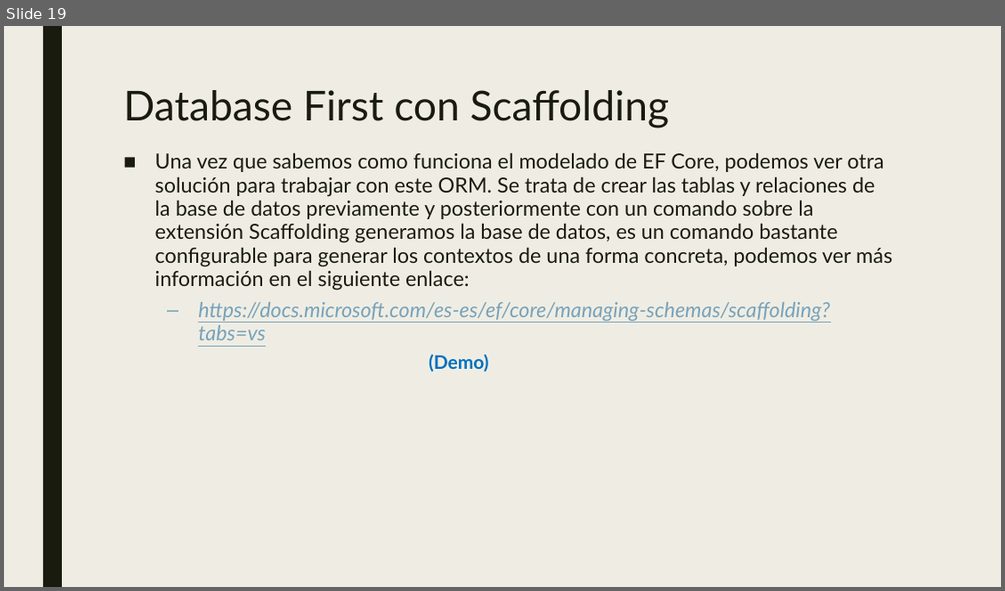
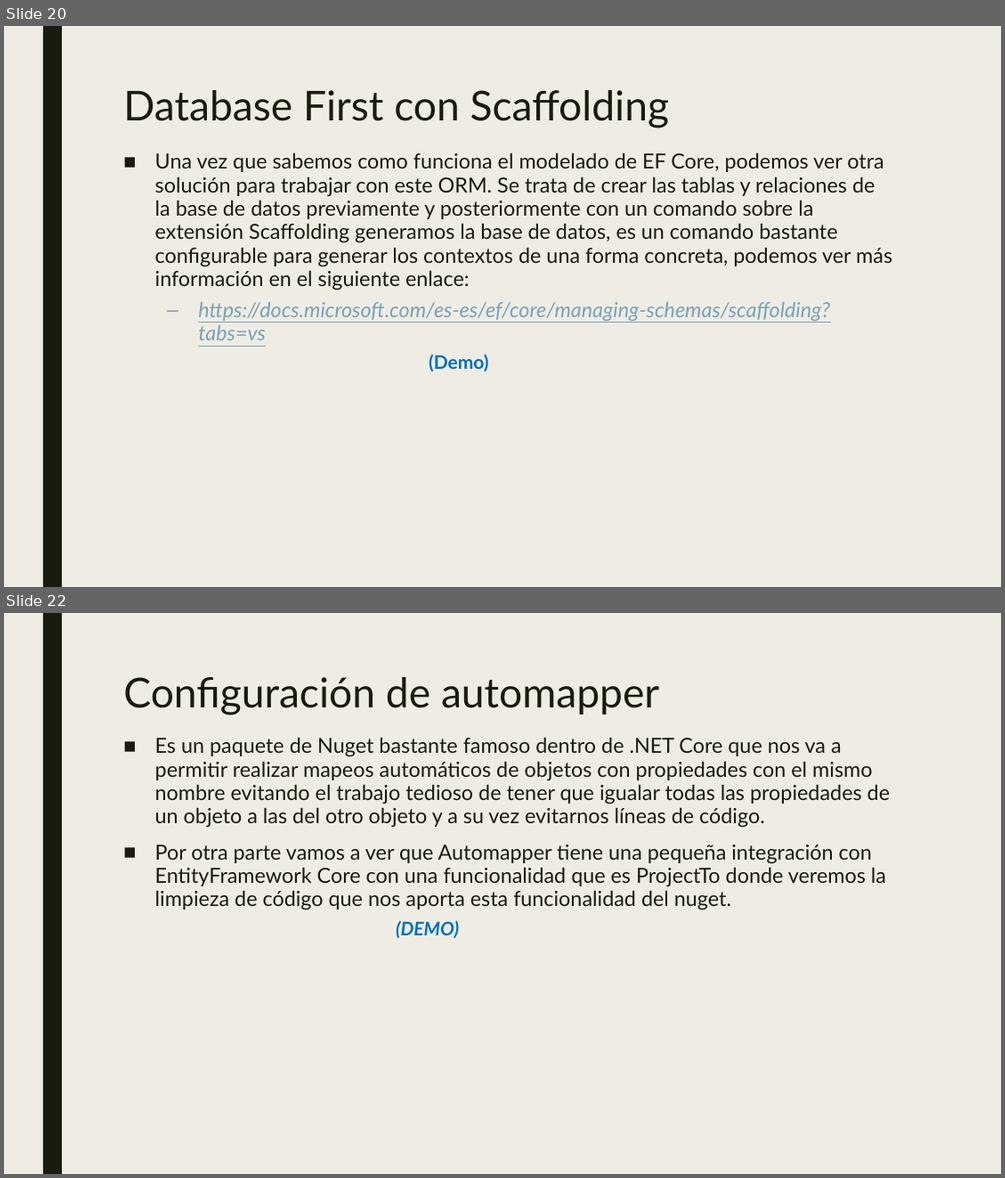
Before and after one commit to dadjh85/Demo5-Curso-.NetCore3.1, a slide deck: doc/Demo5- Curso .NET Core.pptx. Shown one above the other, each under a label of ours: slide 19 before the commit, slides 20 and 22 after it; the slides between them are not shown. The pictures are 1005x591 and 1005x1178 pixels, drawn with LibreOffice and Linux fonts; fonts in the diff are those of the drawing. Boxes give left, top, right and bottom in pixels: in the first picture for what was removed or moved away, otherwise in the second. Text is boxed around its words. In the diff, an @@ line names an element or a change of style, - is before the commit and + after.

```diff
--- a/doc/Demo5- Curso .NET Core.pptx
+++ b/doc/Demo5- Curso .NET Core.pptx
@@ slide 22 added at (4,613,1001,1174), background #EFEDE3; not listed: 1 template element that a slide beside it also shows @@
@@ title added at (123,677,659,715), 39.6 pt, text #191B0E @@
+Configuración de automapper
@@ text added at (155,737,890,938), 20 pt, text #191B0E @@
+■ Es un paquete de Nuget bastante famoso dentro de .NET Core que nos va a permitir realizar mapeos automáticos de objetos con propiedades con el mismo nombre evitando el trabajo tedioso de tener que igualar todas las propiedades de un objeto a las del otro objeto y a su vez evitarnos líneas de código.
+■ Por otra parte vamos a ver que Automapper tiene una pequeña integración con EntityFramework Core con una funcionalidad que es ProjectTo donde veremos la limpieza de código que nos aporta esta funcionalidad del nuget.
+      (DEMO)
@@ what was slide 19 is now slide 20 @@
```
Also in this commit, not shown: 2 slides changed, 6 other slides added, 2 other files.
